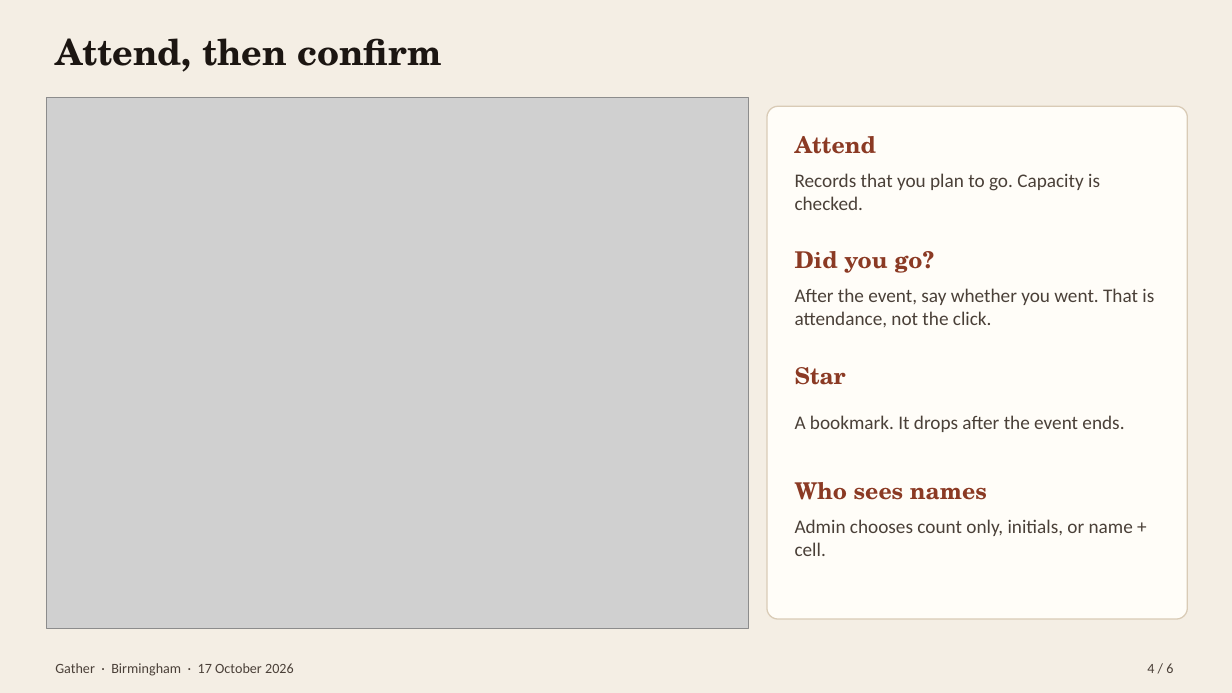
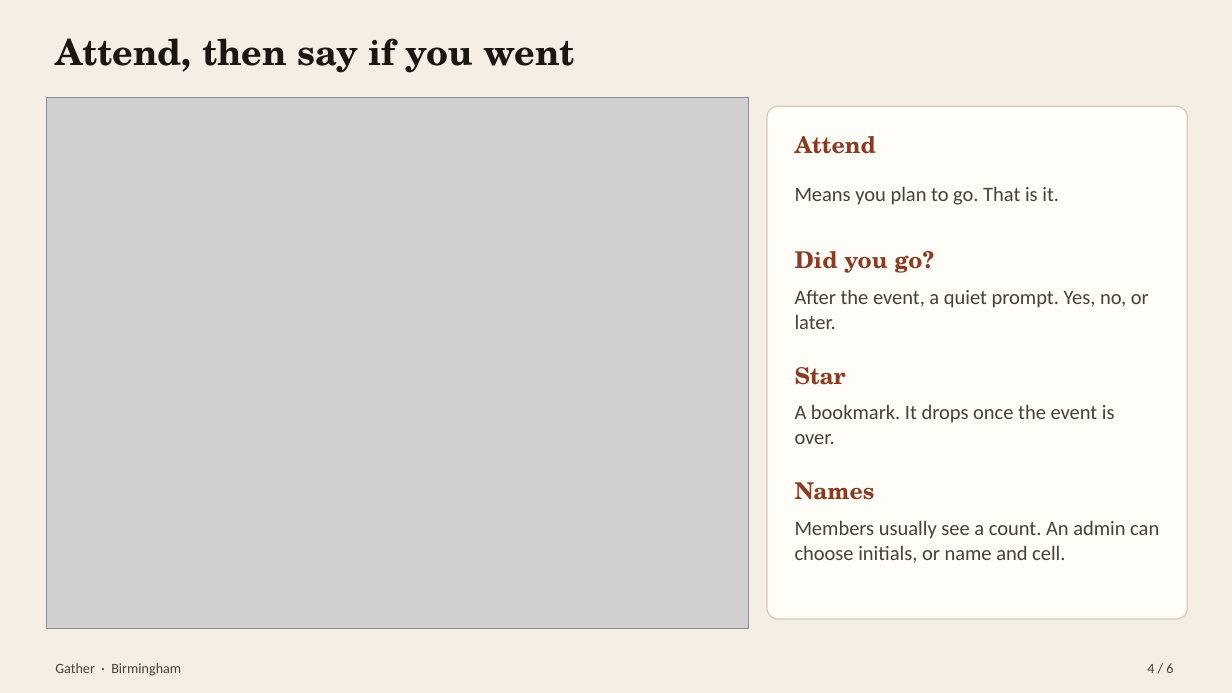
Before and after one commit to ai-xps/comms_events_v1, a slide deck: slide 4 of docs/presentation/Gather-tester-guide.pptx. Drawn at 1232x693 pixels with LibreOffice and Linux fonts; fonts in the diff are those of the drawing; grey boxes stand for pictures. Boxes give left, top, right and bottom in pixels: in the first picture for what was removed or moved away, otherwise in the second. Text is boxed around its words. In the diff, an @@ line names an element or a change of style, - is before the commit and + after.

```diff
--- a/docs/presentation/Gather-tester-guide.pptx
+++ b/docs/presentation/Gather-tester-guide.pptx
@@ text at [55, 38, 576, 73]: text changed @@
-Attend, then confirm
+Attend, then say if you went
@@ text at [795, 186, 1059, 205]: text changed; size 15 to 16 pt @@
-Records that you plan to go. Capacity is checked.
+Means you plan to go. That is it.
@@ text at [795, 289, 1149, 329]: text changed; size 15 to 16 pt @@
-After the event, say whether you went. That is attendance, not the click.
+After the event, a quiet prompt. Yes, no, or later.
@@ text at [795, 404, 1115, 444]: text changed; size 15 to 16 pt @@
-A bookmark. It drops after the event ends.
+A bookmark. It drops once the event is over.
@@ text at [795, 482, 875, 500]: text changed @@
-Who sees names
+Names
@@ text at [795, 520, 1159, 563]: text changed; size 15 to 16 pt @@
-Admin chooses count only, initials, or name + cell.
+Members usually see a count. An admin can choose initials, or name and cell.
@@ text at [55, 663, 181, 676]: text changed @@
-Gather · Birmingham · 17 October 2026
+Gather · Birmingham
```
Also in this commit, not shown: 4 other slides changed, 1 slide added, 1 slide removed, 7 other files.
